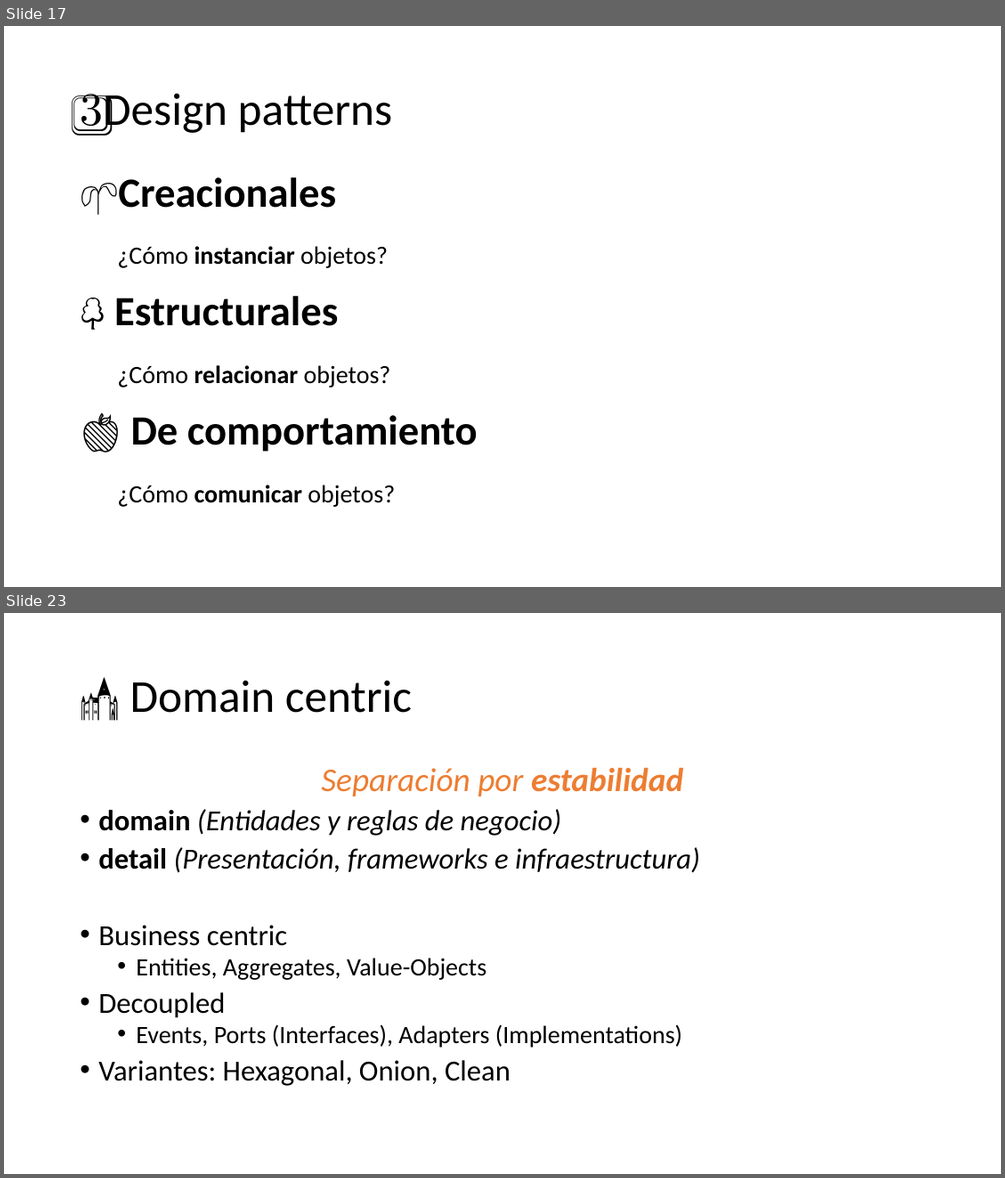
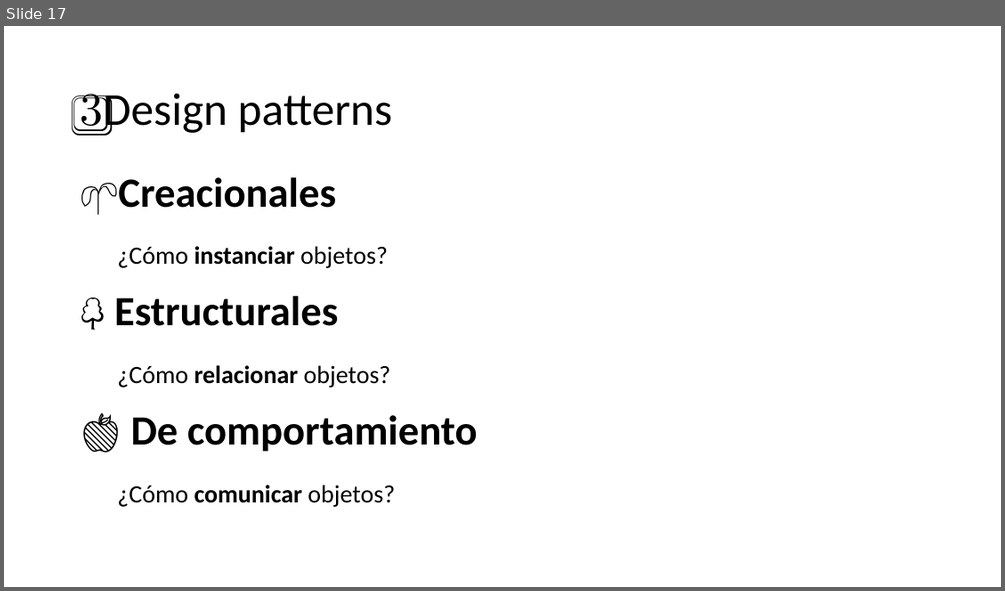
Before and after one commit to AlbertoBasalo/principles-and-patterns, a slide deck: docs/principles-and-practices.pptx. Shown one above the other, each under a label of ours: slides 17 and 23 before the commit, slide 17 after it; the slides between them are not shown. The pictures are 1005x1178 and 1005x591 pixels, drawn with LibreOffice and Linux fonts; fonts in the diff are those of the drawing. Boxes give left, top, right and bottom in pixels: in the first picture for what was removed or moved away, otherwise in the second. Text is boxed around its words. In the diff, an @@ line names an element or a change of style, - is before the commit and + after.

```diff
--- a/docs/principles-and-practices.pptx
+++ b/docs/principles-and-practices.pptx
@@ slide 23 removed at bbox=[4, 613, 1001, 1174], background #FFFFFF @@
@@ title removed at bbox=[130, 680, 412, 713] @@
-🏰 Domain centric
@@ text removed at bbox=[98, 767, 700, 1086] @@
-Separación por estabilidad
-• domain (Entidades y reglas de negocio)
-• detail (Presentación, frameworks e infraestructura)
-• Business centric
-  • Entities, Aggregates, Value-Objects
-• Decoupled
-  • Events, Ports (Interfaces), Adapters (Implementations)
-• Variantes: Hexagonal, Onion, Clean
```
Also in this commit, not shown: 4 slides changed, 4 other slides removed, 12 other files.
